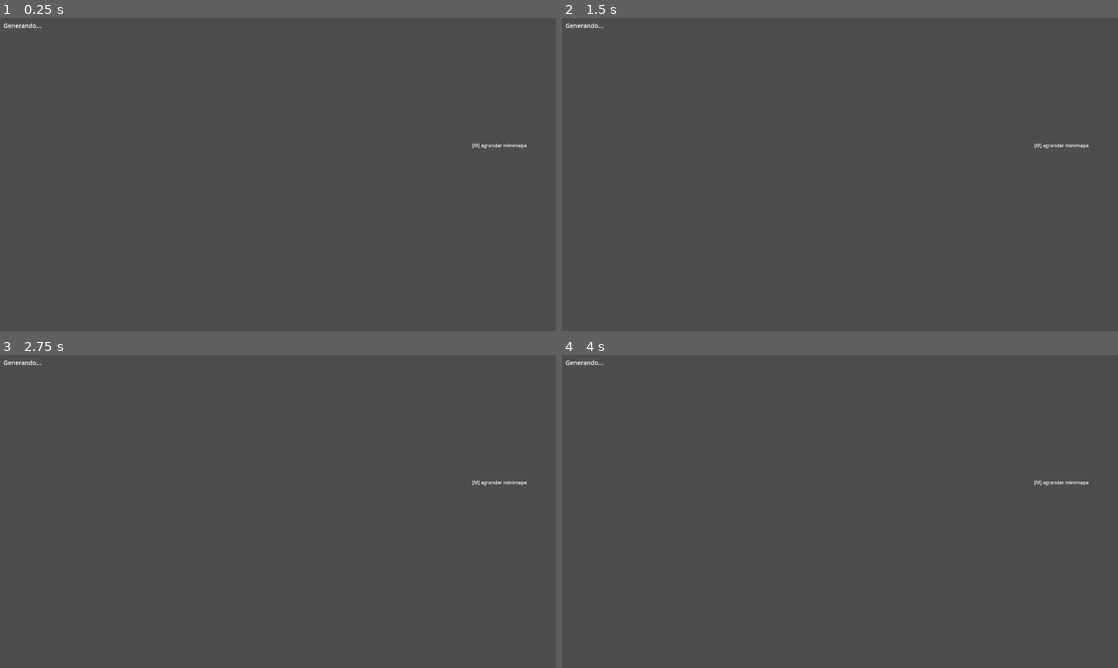
Above: before the commit, frames 1-4 (two rows, left to right).
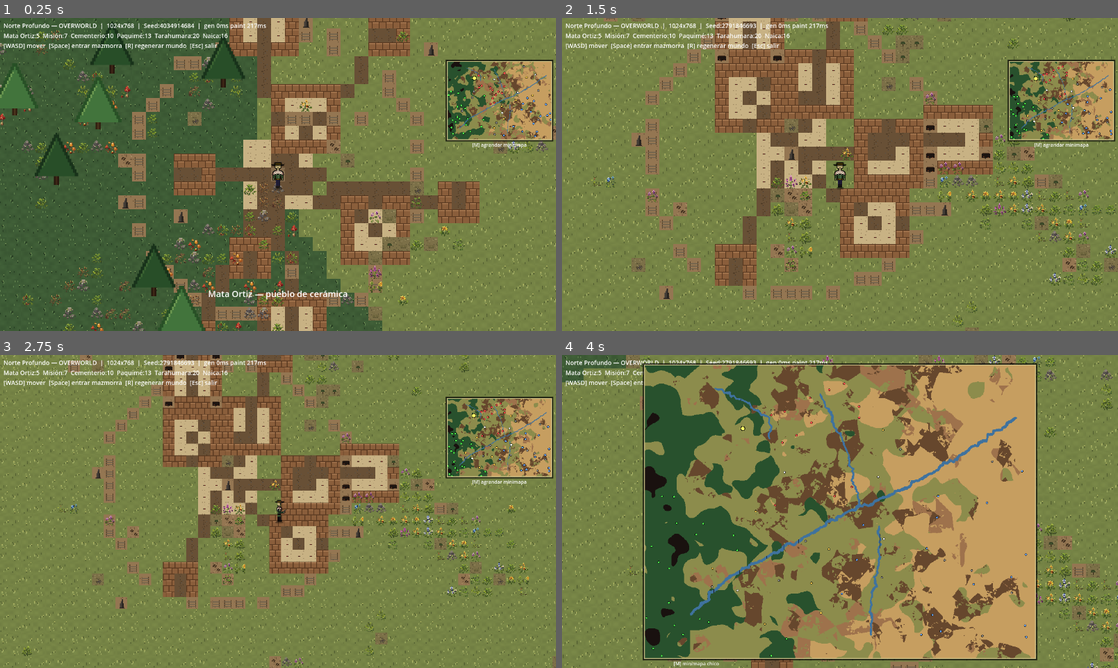
Above: after the commit, the same moments.

Repository: LF-Dguez/ludic2026polloRapi
Game: Godot game, scene res://scenes/Main.tscn
Same seed, same stepped clock (60 frames per second), same inputs: the game is played once before the commit and once after it.
Inputs (mouse positions are in pixels of both pictures, inside the frame that each line leads up to):
- Up to frame 1 (0.25 s): no input
- Up to frame 2 (1.5 s): tap Enter at 0.5 s; move the mouse to (962, 158) at 0.52 s; hold D 0.53-1.28 s; tap R at 0.6 s; tap Space at 0.77 s; move the mouse to (728, 190) at 1.27 s; hold S from 1.28 s (still down); tap Backspace at 1.35 s
- Up to frame 3 (2.75 s): tap Space at 1.52, 2 s; move the mouse to (333, 442) at 2.02 s; release S at 2.03 s; hold D from 2.03 s (still down); tap Q at 2.1 s
- Up to frame 4 (4 s): tap Enter at 2.75 s; move the mouse to (812, 574) at 2.77 s; release D at 2.78 s; hold W 2.78-3.53 s; tap E at 2.85 s; tap Space at 3.02, 3.77 s; move the mouse to (1006, 558) at 3.52 s; hold A from 3.53 s (still down); tap M at 3.6 s

The runs differ from the first frame. In frame 1, 77% of the frame differs, in the area x 0-100%, y 0-100%; in frame 2, 100%; in frame 3, 100%; in frame 4, 99%.
Error before the commit: Parse Error: Identifier "atlas" not declared in the current scope. (res://scripts/Main.gd:645)

Commit message:
Fix: undefined atlas var in _update_prompt PAQUIME branch (was using outer scope removed in proximity refactor)

Diff:
--- a/scripts/Main.gd
+++ b/scripts/Main.gd
@@ -642,7 +642,8 @@
 			_:
 				prompt.text = ""
 	elif mode == Mode.DUNGEON_PAQUIME:
-		if atlas == BSPScript.T_EXIT:
+		var p_atlas: Vector2i = player.get_current_atlas()
+		if p_atlas == BSPScript.T_EXIT:
 			prompt.text = "[SPACE] Salir al overworld"
 		else:
 			prompt.text = ""
